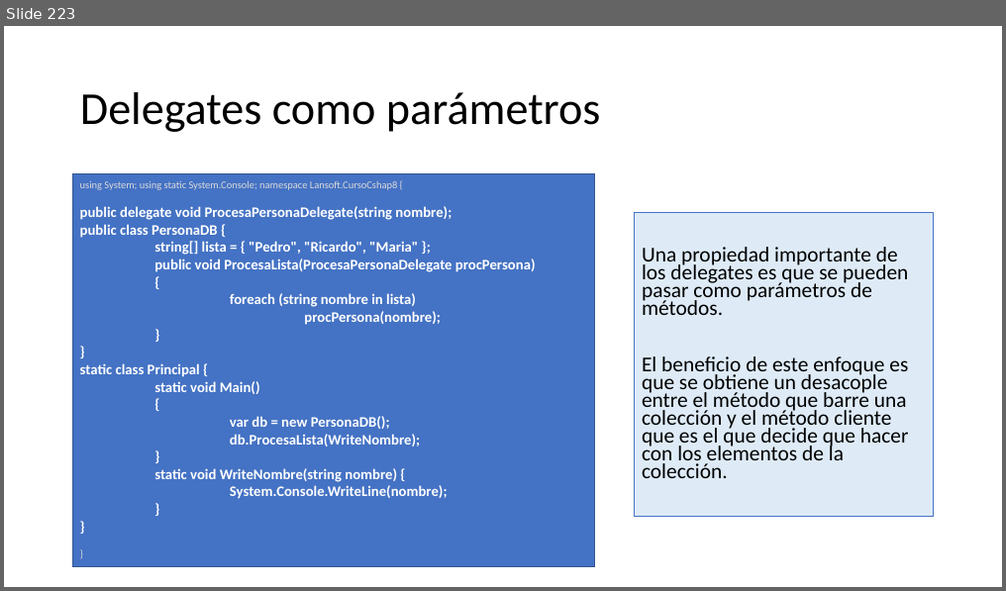
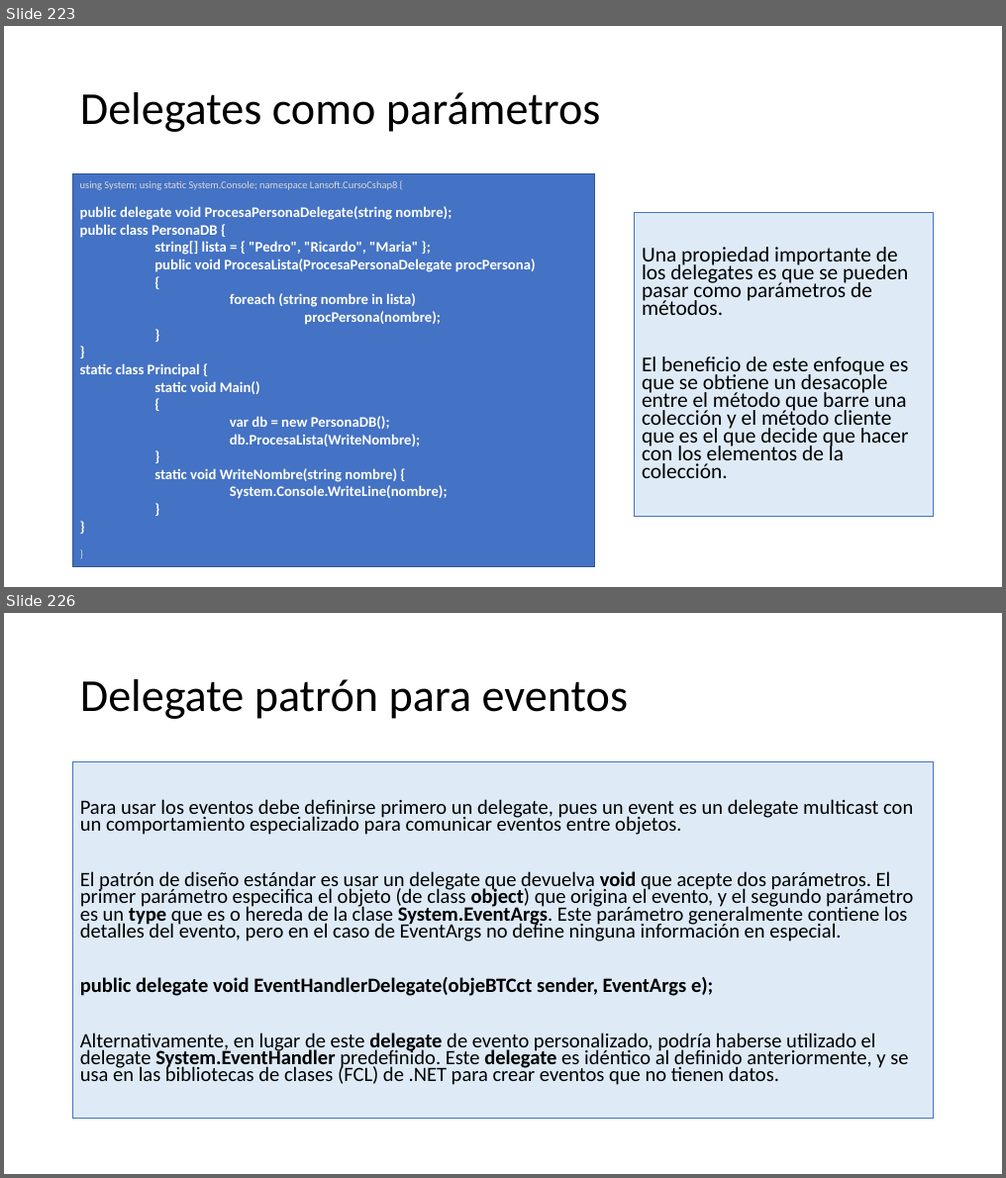
Before and after one commit to AlbertOsinaga/CursoCSharp__8, a slide deck: CSharpQuickReferencia.pptx. Shown one above the other, each under a label of ours: slide 223 before the commit, slides 223 and 226 after it; the slides between them are not shown. The pictures are 1006x591 and 1006x1178 pixels, drawn with LibreOffice and Linux fonts; fonts in the diff are those of the drawing. Boxes give left, top, right and bottom in pixels: in the first picture for what was removed or moved away, otherwise in the second. Text is boxed around its words. In the diff, an @@ line names an element or a change of style, - is before the commit and + after.

```diff
--- a/CSharpQuickReferencia.pptx
+++ b/CSharpQuickReferencia.pptx
@@ slide 226 added at [4,613,1002,1174], background #FFFFFF @@
@@ title added at [80,679,628,719], 44 pt, text #000000 @@
+Delegate patrón para eventos
@@ text added at [73,762,934,1119], fill #DEEBF7, outline #4472C4 0.75 pt, 19.6 pt, text #000000 @@
+Para usar los eventos debe definirse primero un delegate, pues un event es un delegate multicast con un comportamiento especializado para comunicar eventos entre objetos.
+El patrón de diseño estándar es usar un delegate que devuelva void que acepte dos parámetros. El primer parámetro especifica el objeto (de class object) que origina el evento, y el segundo parámetro es un type que es o hereda de la clase System.EventArgs. Este parámetro generalmente contiene los detalles del evento, pero en el caso de EventArgs no define ninguna información en especial.
+public delegate void EventHandlerDelegate(objeBTCct sender, EventArgs e);
+Alternativamente, en lugar de este delegate de evento personalizado, podría haberse utilizado el delegate System.EventHandler predefinido. Este delegate es idéntico al definido anteriormente, y se usa en las bibliotecas de clases (FCL) de .NET para crear eventos que no tienen datos.
```
Also in this commit, not shown: 6 other slides added, 1 other file.
